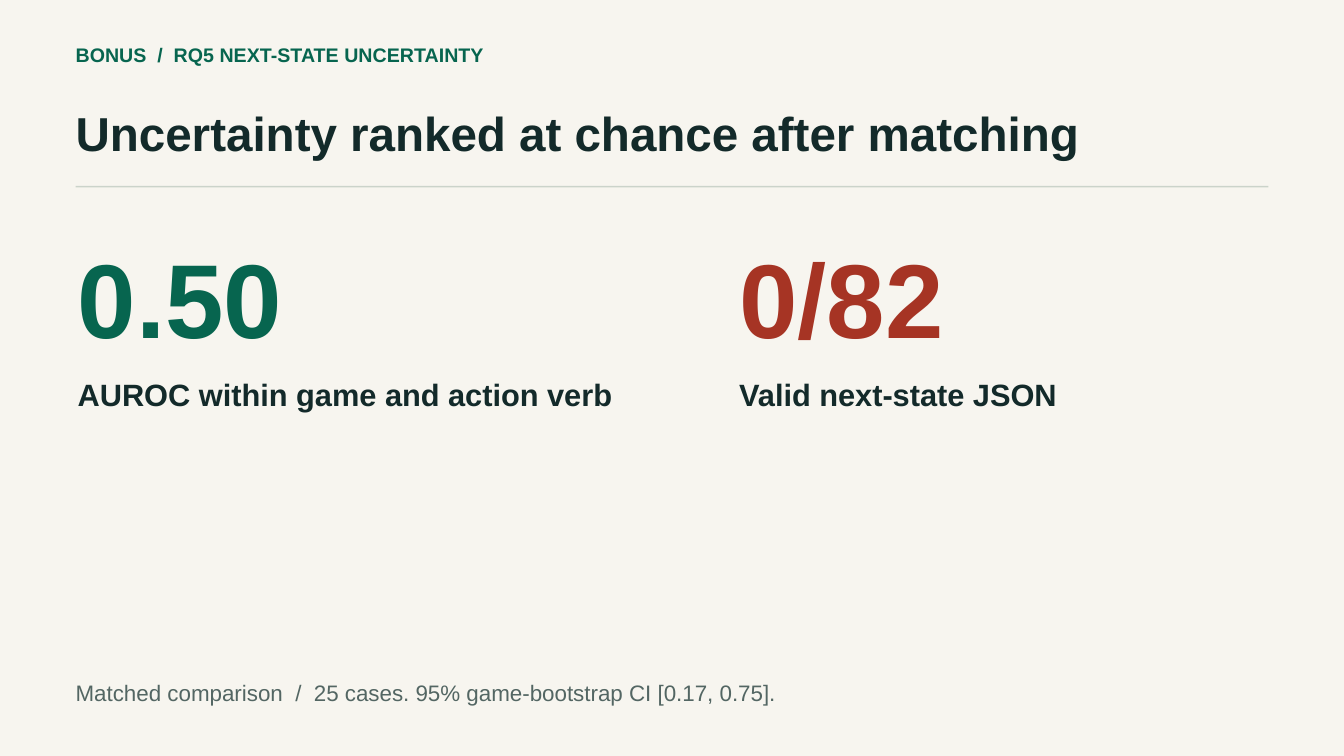
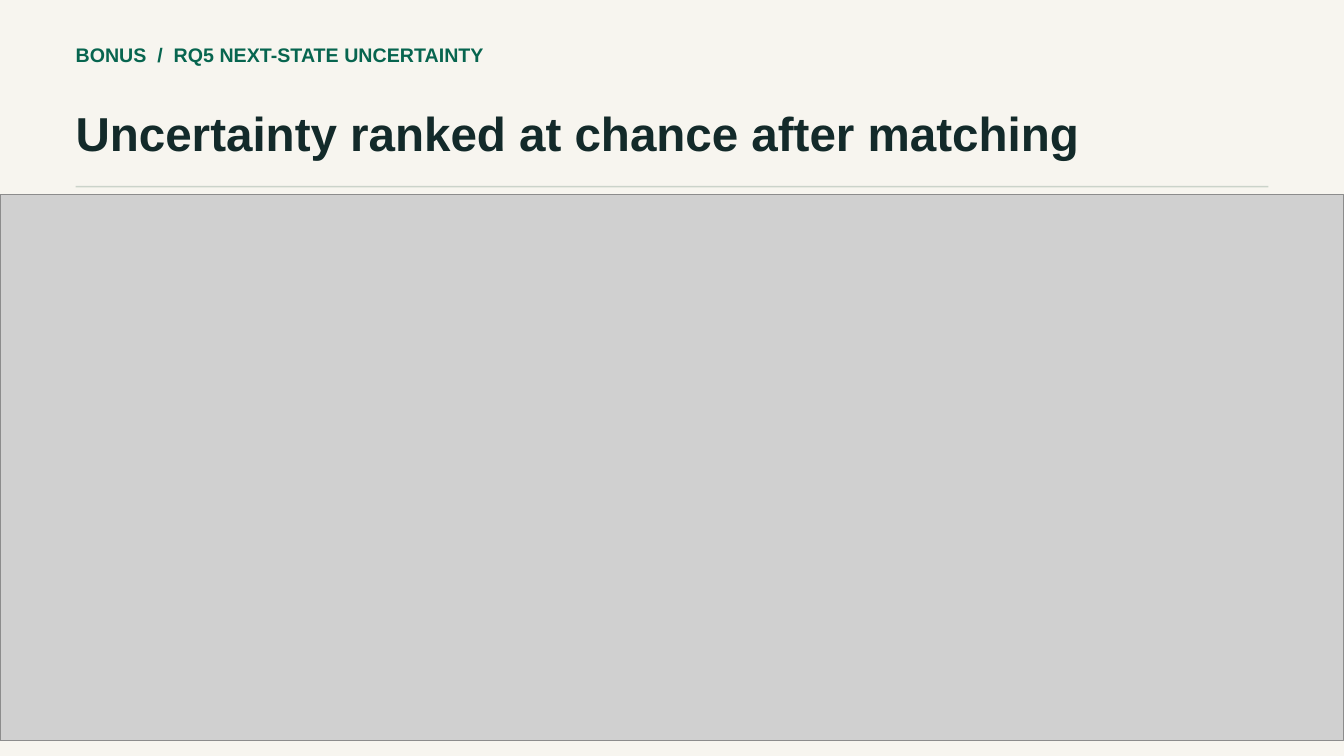
Before and after one commit to prithvi-kaizen/adnn-project, a slide deck: slide 11 of deliverables/reversibility-talk.pptx. Drawn at 1344x756 pixels with LibreOffice and Linux fonts; fonts in the diff are those of the drawing; grey boxes stand for pictures. Boxes give left, top, right and bottom in pixels: in the first picture for what was removed or moved away, otherwise in the second. Text is boxed around its words. In the diff, an @@ line names an element or a change of style, - is before the commit and + after.

```diff
--- a/deliverables/reversibility-talk.pptx
+++ b/deliverables/reversibility-talk.pptx
@@ picture added at [0,195,1344,741] @@
@@ text removed at [78,264,282,339] @@
-0.50
@@ text removed at [739,262,943,340] @@
-0/82
@@ text removed at [78,383,612,412] @@
-AUROC within game and action verb
@@ text removed at [739,383,1057,407] @@
-Valid next-state JSON
@@ text removed at [76,685,776,706] @@
-Matched comparison / 25 cases. 95% game-bootstrap CI [0.17, 0.75].
```
Also in this commit, not shown: 6 other slides changed, 15 other files.
